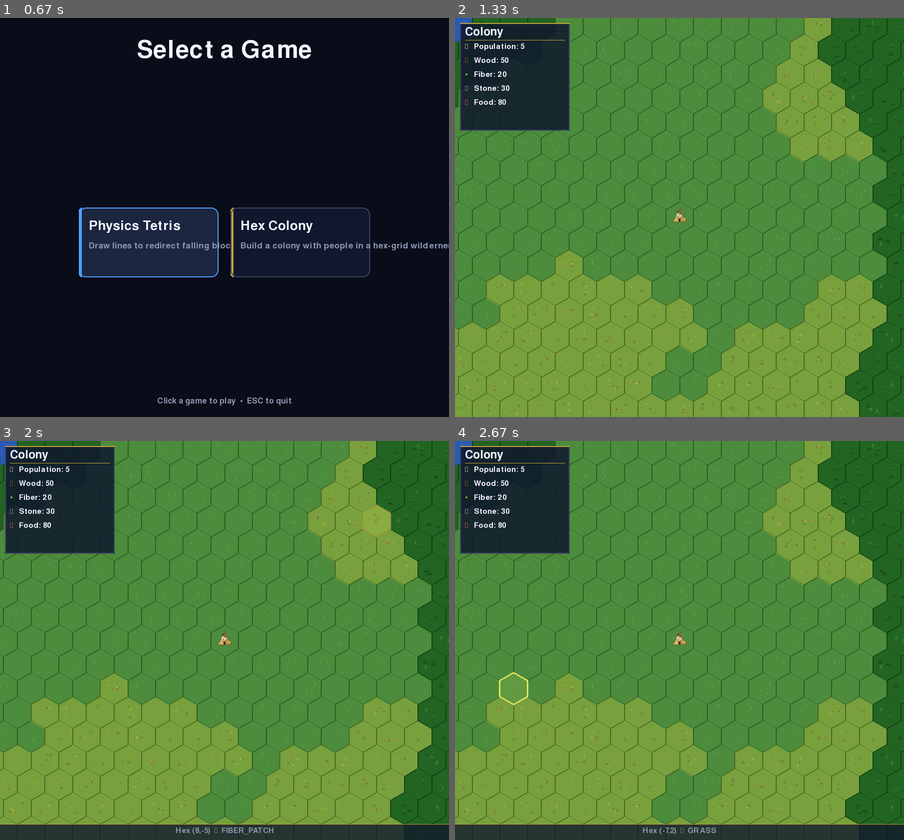
Above: before the commit, frames 1-4 (two rows, left to right).
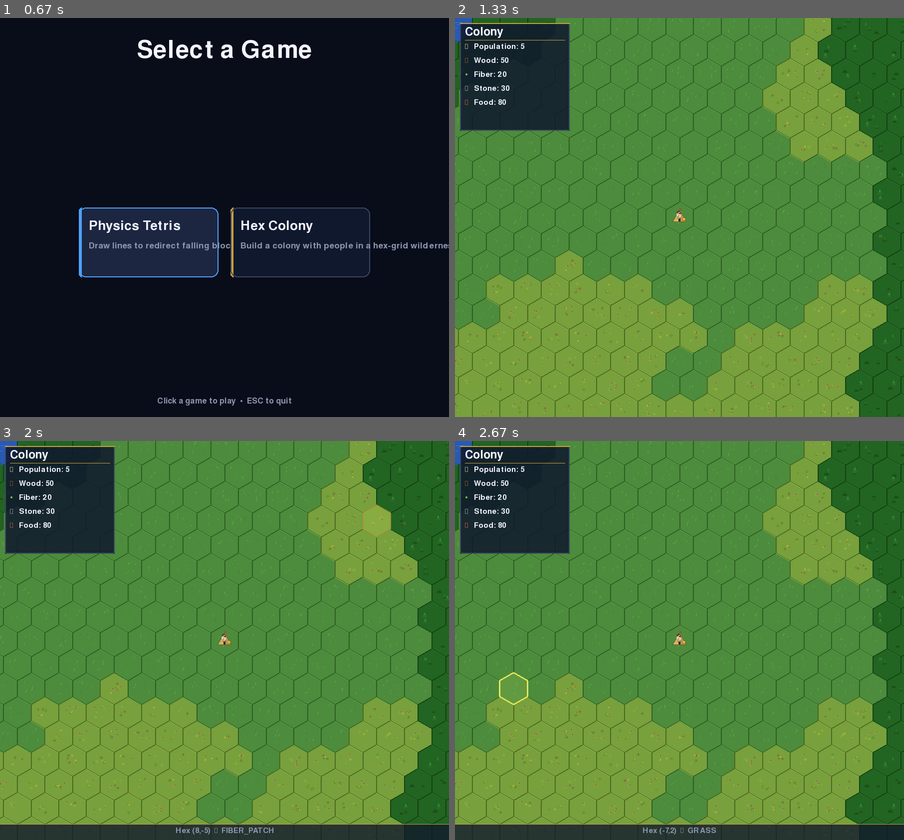
Above: after the commit, the same moments.

Repository: j-rusnak/compprog-pygame
Game: pygame game, started from src/compprog_pygame/__main__.py
Two runs of this game, one before a commit and one after it. Both use one fixed random seed, a clock stepped at 60 frames per second and the inputs below.
Inputs (mouse positions are in pixels of both pictures, inside the frame that each line leads up to):
- Up to frame 1 (0.67 s): press the mouse at (228, 245) at 0.37 s; move the mouse to (170, 233) at 0.47 s; release the mouse at (116, 221) at 0.6 s
- Up to frame 2 (1.33 s): click (733, 253) at 0.72 s; press the mouse at (679, 285) at 1.03 s; move the mouse to (648, 209) at 1.13 s; release the mouse at (616, 133) at 1.27 s
- Up to frame 3 (2 s): click (341, 604) at 1.38 s; click (368, 528) at 1.72 s
- Up to frame 4 (2.67 s): click (643, 788) at 2.08 s; click (513, 672) at 2.58 s

Frame 1 is identical in both runs. In frame 2, 0.8% of the frame differs, in the area x 0-100%, y 0-100%; in frame 3, 0.7%; in frame 4, 0.7%.

Commit message:
Apply review feedback: fix encoding, stable rng seed, food consumption, procgen BFS, imports, settings, menu duplicates
Agent-Logs-Url: https://github.com/j-rusnak/compprog-pygame/sessions/498783e8-2d57-407b-98da-83a6dacea58a

Co-authored-by: j-rusnak <209815345+j-rusnak@users.noreply.github.com>

Diff:
--- a/src/compprog_pygame/games/hex_colony/menu.py
+++ b/src/compprog_pygame/games/hex_colony/menu.py
@@ -246,12 +246,3 @@
         # Hint
         hint = self.hint_font.render("Enter seed  •  ENTER or click Play  •  ESC to go back", True, MUTED_TEXT)
         surface.blit(hint, ((self.width - hint.get_width()) // 2, self.height - 40))
-        pygame.draw.rect(surface, bg, pr, border_radius=10)
-        pygame.draw.rect(surface, ACCENT, pr, width=2, border_radius=10)
-        btn_text = self.button_font.render("Play", True, BUTTON_TEXT)
-        surface.blit(btn_text, (pr.x + (pr.w - btn_text.get_width()) // 2,
-                                pr.y + (pr.h - btn_text.get_height()) // 2))
-
-        # Hint at bottom
-        hint = self.hint_font.render("Enter seed  •  ENTER or click Play  •  ESC to go back", True, MUTED_TEXT)
-        surface.blit(hint, ((self.width - hint.get_width()) // 2, self.height - 40))
--- a/src/compprog_pygame/games/hex_colony/procgen.py
+++ b/src/compprog_pygame/games/hex_colony/procgen.py
@@ -692,12 +692,12 @@
         tile.terrain = Terrain.GRASS
         tile.resource_amount = 0.0
 
+    # Compute reachability once; only re-check after actually carving a tile.
+    _excluded = safe_tiles - {start}
+    if _flood_passable(grid, start, _excluded) & border_tiles:
+        return
+
     for _ in range(radius * 3):
-        # Check if we're already connected
-        reachable = _flood_passable(grid, start, safe_tiles - {start})
-        if reachable & border_tiles:
-            return
-
         # Pick best neighbour: furthest from origin, prefer already passable
         candidates = []
         for nb in cur.neighbors():
@@ -725,5 +725,8 @@
         if t is not None and not _is_passable(t.terrain):
             t.terrain = Terrain.GRASS
             t.resource_amount = 0.0
+            # Only recheck reachability when the grid actually changed
+            if _flood_passable(grid, start, _excluded) & border_tiles:
+                return
 
         cur = nxt
--- a/src/compprog_pygame/games/hex_colony/renderer.py
+++ b/src/compprog_pygame/games/hex_colony/renderer.py
@@ -1,5 +1,4 @@
-
-"""Rendering for Hex Colony â€” draws tiles, buildings, people, and HUD.
+"""Rendering for Hex Colony — draws tiles, buildings, people, and HUD.
 
 Uses procedural pixel-art detail for terrain, buildings, and characters
 while keeping the crisp low-resolution aesthetic.
@@ -39,7 +38,7 @@
 from compprog_pygame.games.hex_colony.resources import Inventory, Resource
 from compprog_pygame.games.hex_colony.world import World
 
-# â”€â”€ Colour palette â”€â”€â”€â”€â”€â”€â”€â”€â”€â”€â”€â”€â”€â”€â”€â”€â”€â”€â”€â”€â”€â”€â”€â”€â”€â”€â”€â”€â”€â”€â”€â”€â”€â”€â”€â”€â”€â”€â”€â”€â”€â”€â”€â”€â”€â”€â”€
+# ── Colour palette ───────────────────────────────────────────────
 
 BACKGROUND = (9, 12, 25)
 
@@ -91,7 +90,7 @@
 _OUTLINE_COLORS: dict[Terrain, tuple[int, int, int]] = {}
 
 
-# â”€â”€ Pre-computed per-tile detail data â”€â”€â”€â”€â”€â”€â”€â”€â”€â”€â”€â”€â”€â”€â”€â”€â”€â”€â”€â”€â”€â”€â”€â”€â”€â”€â”€â”€
+# ── Pre-computed per-tile detail data ────────────────────────────
 # Each terrain type produces a list of lightweight draw commands that
 # are generated ONCE (deterministically seeded by coord) and replayed
 # every frame with only a multiply + offset for the current zoom/pan.
@@ -130,10 +129,21 @@
 _DetailItem = _GrassTuft | _TreeDetail | _RockDetail | _WaterRipple | _BushDetail | _PeakDetail
 
 
+def _tile_detail_seed(coord: HexCoord) -> int:
+    """Return a deterministic seed for per-tile procedural detail."""
+    q = coord.q & 0xFFFFFFFF
+    r = coord.r & 0xFFFFFFFF
+    seed = 42
+    seed ^= q + 0x9E3779B9 + ((seed << 6) & 0xFFFFFFFF) + (seed >> 2)
+    seed &= 0xFFFFFFFF
+    seed ^= r + 0x9E3779B9 + ((seed << 6) & 0xFFFFFFFF) + (seed >> 2)
+    return seed & 0xFFFFFFFF
+
+
 def _build_tile_detail(coord: HexCoord, terrain: Terrain) -> list[_DetailItem]:
     """Generate detail items once for a tile.  Positions are normalised
     fractions of hex_size, centred on (0, 0)."""
-    rng = _random.Random(hash((coord.q, coord.r, 42)))
+    rng = _random.Random(_tile_detail_seed(coord))
     items: list[_DetailItem] = []
 
     if terrain == Terrain.GRASS:
@@ -212,7 +222,7 @@
         self.selected_hex: HexCoord | None = None
         self._water_tick: float = 0.0
 
-        # â”€â”€ Caches â”€â”€â”€â”€â”€â”€â”€â”€â”€â”€â”€â”€â”€â”€â”€â”€â”€â”€â”€â”€â”€â”€â”€â”€â”€â”€â”€â”€â”€â”€â”€â”€â”€â”€â”€â”€â”€â”€â”€â”€â”€â”€â”€â”€â”€â”€â”€
+        # ── Caches ───────────────────────────────────────────────
         # Pixel position of each hex centre (never changes for a given grid).
         self._pixel_cache: dict[HexCoord, tuple[float, float]] = {}
         # Corner positions in world coords (6 corners per hex, never change).
@@ -229,7 +239,7 @@
         self._hud_cache_key: tuple = ()
         self._hud_text_surfs: dict[str, pygame.Surface] = {}
 
-    # â”€â”€ Cache helpers â”€â”€â”€â”€â”€â”€â”€â”€â”€â”€â”€â”€â”€â”€â”€â”€â”€â”€â”€â”€â”€â”€â”€â”€â”€â”€â”€â”€â”€â”€â”€â”€â”€â”€â”€â”€â”€â”€â”€â”€â”€â”€â”€â”€
+    # ── Cache helpers ────────────────────────────────────────────
 
     def _get_pixel(self, coord: HexCoord, size: int) -> tuple[float, float]:
         cached = self._pixel_cache.get(coord)
@@ -252,7 +262,7 @@
             self._detail_cache[tile.coord] = cached
         return cached
 
-    # â”€â”€ Public draw entry point â”€â”€â”€â”€â”€â”€â”€â”€â”€â”€â”€â”€â”€â”€â”€â”€â”€â”€â”€â”€â”€â”€â”€â”€â”€â”€â”€â”€â”€â”€â”€â”€â”€â”€
+    # ── Public draw entry point ──────────────────────────────────
 
     def draw(
         self,
@@ -270,7 +280,7 @@
             self._draw_hex_highlight(surface, self.selected_hex, camera, world.settings.hex_size)
         self._draw_hud(surface, world)
 
-    # â”€â”€ Hex tiles â”€â”€â”€â”€â”€â”€â”€â”€â”€â”€â”€â”€â”€â”€â”€â”€â”€â”€â”€â”€â”€â”€â”€â”€â”€â”€â”€â”€â”€â”€â”€â”€â”€â”€â”€â”€â”€â”€â”€â”€â”€â”€â”€â”€â”€â”€â”€â”€
+    # ── Hex tiles ────────────────────────────────────────────────
 
     def _draw_tiles(
         self, surface: pygame.Surface, world: World, camera: Camera
@@ -340,7 +350,7 @@
             if draw_outline:
                 pygame.draw.polygon(surface, _OUTLINE_COLORS.get(tile.terrain, (40, 40, 40)), corners_screen, width=1)
 
-    # â”€â”€ Terrain detail (from pre-computed cache) â”€â”€â”€â”€â”€â”€â”€â”€â”€â”€â”€â”€â”€â”€â”€â”€â”€
+    # ── Terrain detail (from pre-computed cache) ─────────────────
 
     def _draw_terrain_detail_cached(
         self, surface: pygame.Surface, tile: HexTile,
@@ -423,7 +433,7 @@
                     cap = [(mx - c2, my - mh + c2), (mx, my - mh), (mx + c2, my - mh + c2)]
                     _draw_polygon(surface, (230, 235, 240), cap)
 
-    # â”€â”€ Buildings â”€â”€â”€â”€â”€â”€â”€â”€â”€â”€â”€â”€â”€â”€â”€â”€â”€â”€â”€â”€â”€â”€â”€â”€â”€â”€â”€â”€â”€â”€â”€â”€â”€â”€â”€â”€â”€â”€â”€â”€â”€â”€â”€â”€â”€â”€â”€â”€
+    # ── Buildings ────────────────────────────────────────────────
 
     def _draw_buildings(
         self, surface: pygame.Surface, world: World, camera: Camera
@@ -558,7 +568,7 @@
         pygame.draw.rect(surface, _darken(ware_col, 0.4),
                          (int(sx - dw // 2), int(sy + r * 0.4 - dh), dw, dh))
 
-    # â”€â”€ People â”€â”€â”€â”€â”€â”€â”€â”€â”€â”€â”€â”€â”€â”€â”€â”€â”€â”€â”€â”€â”€â”€â”€â”€â”€â”€â”€â”€â”€â”€â”€â”€â”€â”€â”€â”€â”€â”€â”€â”€â”€â”€â”€â”€â”€â”€â”€â”€â”€â”€â”€
+    # ── People ───────────────────────────────────────────────────
 
     def _draw_people(
         self, surface: pygame.Surface, world: World, camera: Camera
@@ -607,7 +617,7 @@
                                    (isx + head_r + iz, isy - leg_h - body_h),
                                    max(1, int(zoom * 1.5)))
 
-    # â”€â”€ Selection highlight â”€â”€â”€â”€â”€â”€â”€â”€â”€â”€â”€â”€â”€â”€â”€â”€â”€â”€â”€â”€â”€â”€â”€â”€â”€â”€â”€â”€â”€â”€â”€â”€â”€â”€â”€â”€â”€â”€
+    # ── Selection highlight ──────────────────────────────────────
 
     def _draw_hex_highlight(
         self,
@@ -644,7 +654,7 @@
             pygame.draw.polygon(overlay, (255, 255, 100, 30), shifted)
             surface.blit(overlay, (min_x, min_y))
 
-    # â”€â”€ HUD overlay â”€â”€â”€â”€â”€â”€â”€â”€â”€â”€â”€â”€â”€â”€â”€â”€â”€â”€â”€â”€â”€â”€â”€â”€â”€â”€â”€â”€â”€â”€â”€â”€â”€â”€â”€â”€â”€â”€â”€â”€â”€â”€â”€â”€â”€â”€
+    # ── HUD overlay ──────────────────────────────────────────────
 
     def _draw_hud(self, surface: pygame.Surface, world: World) -> None:
         x, y = 10, 10
--- a/src/compprog_pygame/games/hex_colony/resources.py
+++ b/src/compprog_pygame/games/hex_colony/resources.py
@@ -3,6 +3,8 @@
 from __future__ import annotations
 
 from enum import Enum, auto
+
+from compprog_pygame.games.hex_colony.hex_grid import Terrain
 
 
 class Resource(Enum):
@@ -14,7 +16,6 @@
 
 
 # Mapping from terrain to the resource it yields
-from compprog_pygame.games.hex_colony.hex_grid import Terrain
 
 TERRAIN_RESOURCE: dict[Terrain, Resource] = {
     Terrain.FOREST: Resource.WOOD,
--- a/src/compprog_pygame/games/hex_colony/world.py
+++ b/src/compprog_pygame/games/hex_colony/world.py
@@ -65,4 +65,4 @@
 
         # Food consumption
         food_needed = self.settings.food_consumption * self.population.count * dt
-        self.inventory.spend(Resource.FOOD, food_needed)
+        self.inventory[Resource.FOOD] = self.inventory[Resource.FOOD] - food_needed
--- a/src/compprog_pygame/settings.py
+++ b/src/compprog_pygame/settings.py
@@ -31,7 +31,7 @@
 def easy_settings() -> GameSettings:
     return GameSettings(
         gravity=765.0 * 0.8,
-        spawn_interval=5,
+        spawn_interval=5.0,
         line_lifetime=0.5,
         random_spawn_x=False,
     )
